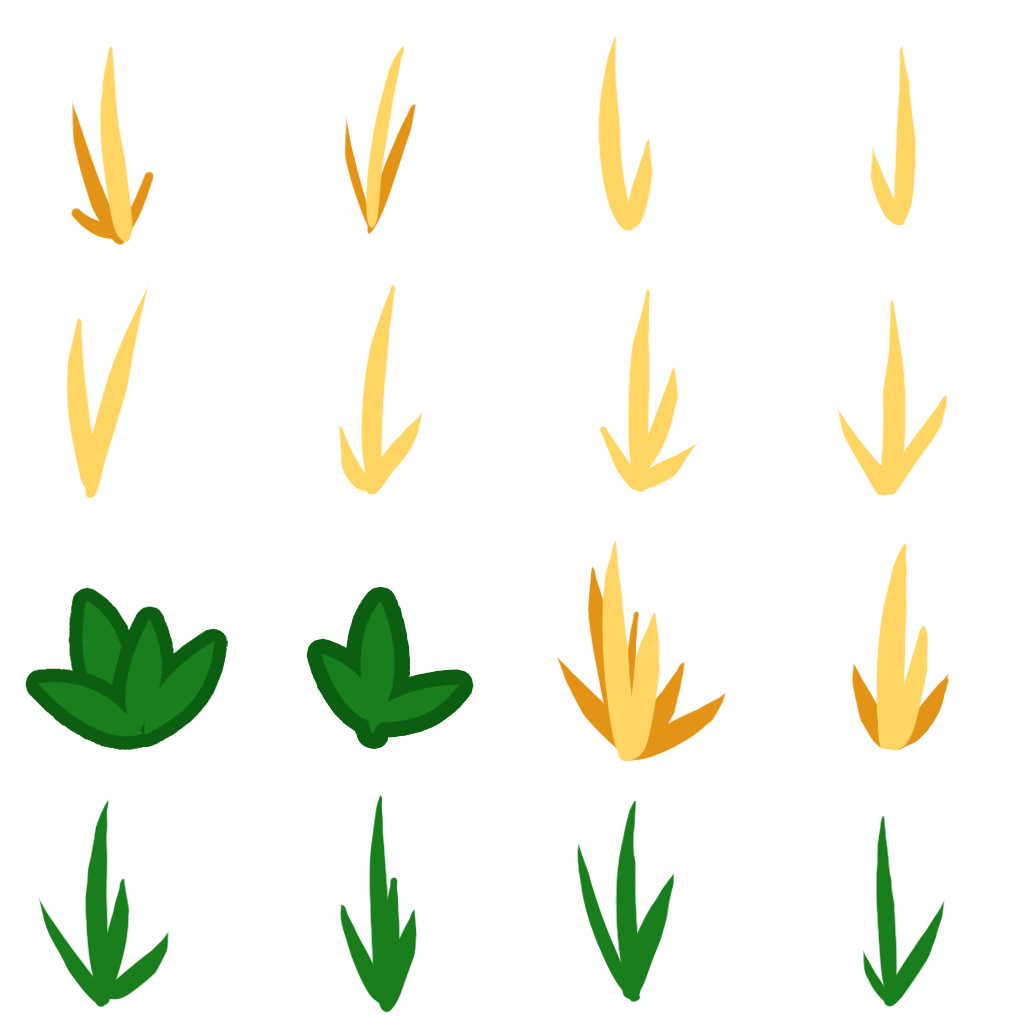
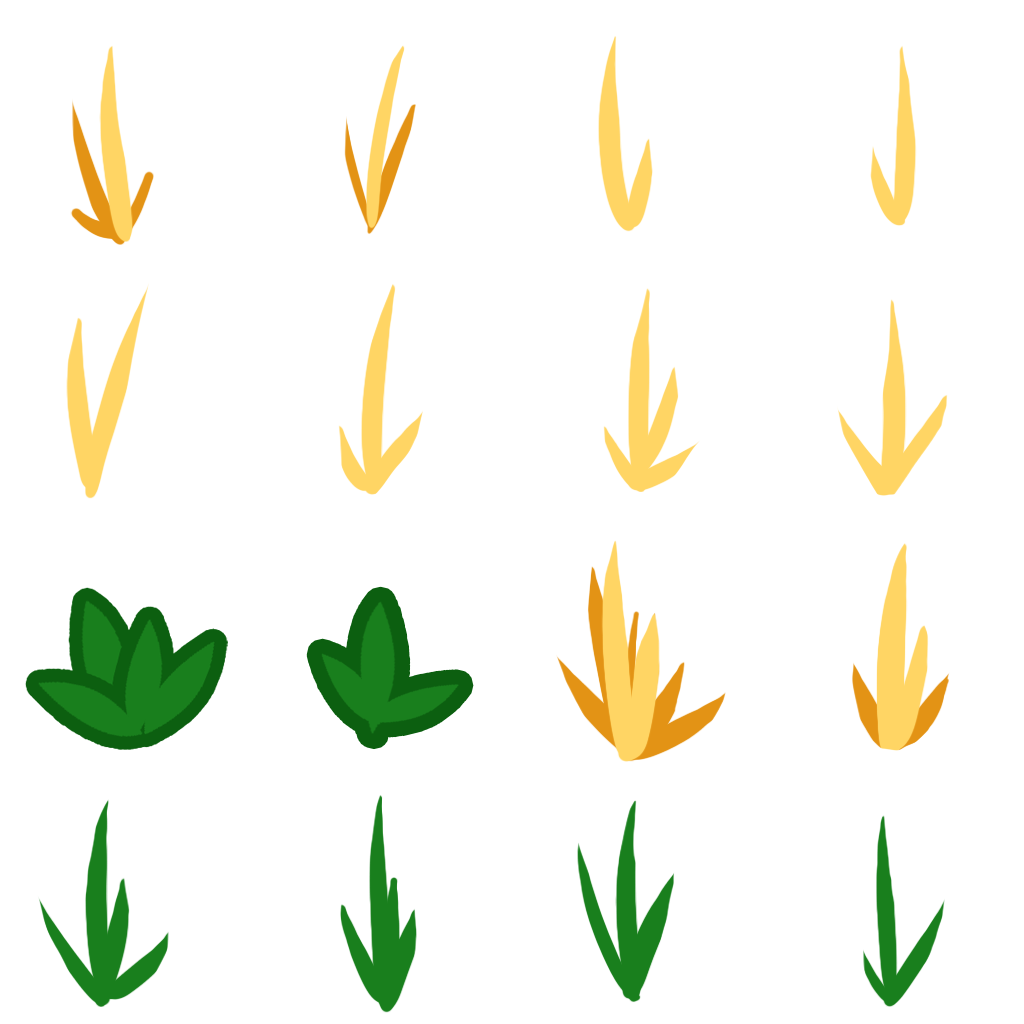
The second 1024 × 1024 image is a revision of the first. Changes to its layers:
painted on "图层 2" over bbox(599, 425, 606, 444)
